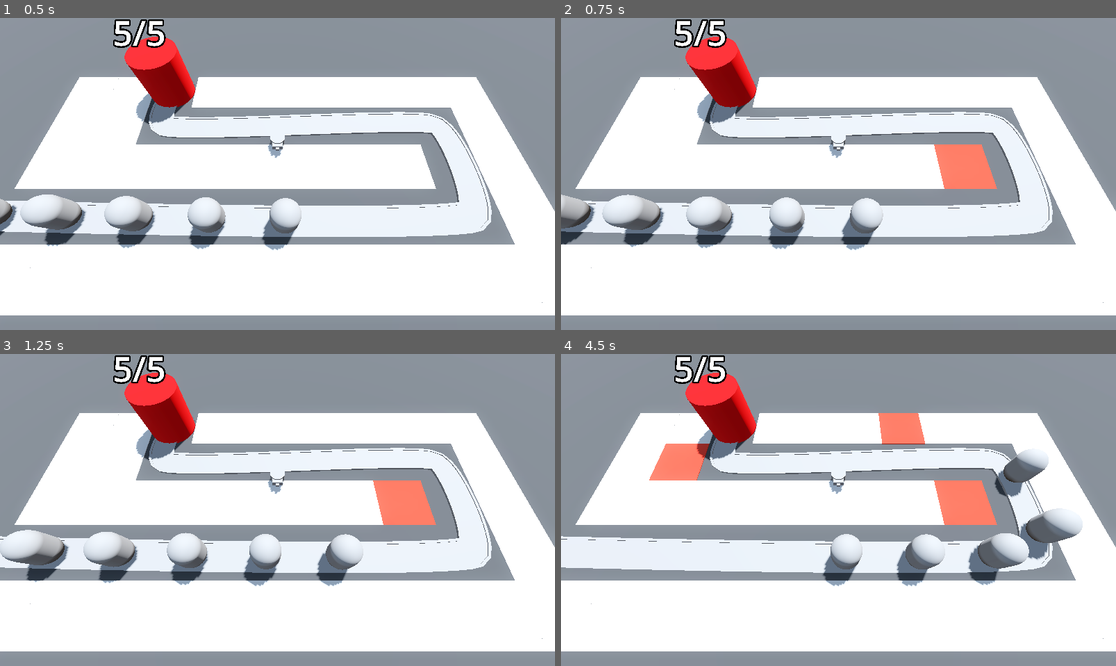
Above: before the commit, frames 1-4 (two rows, left to right).
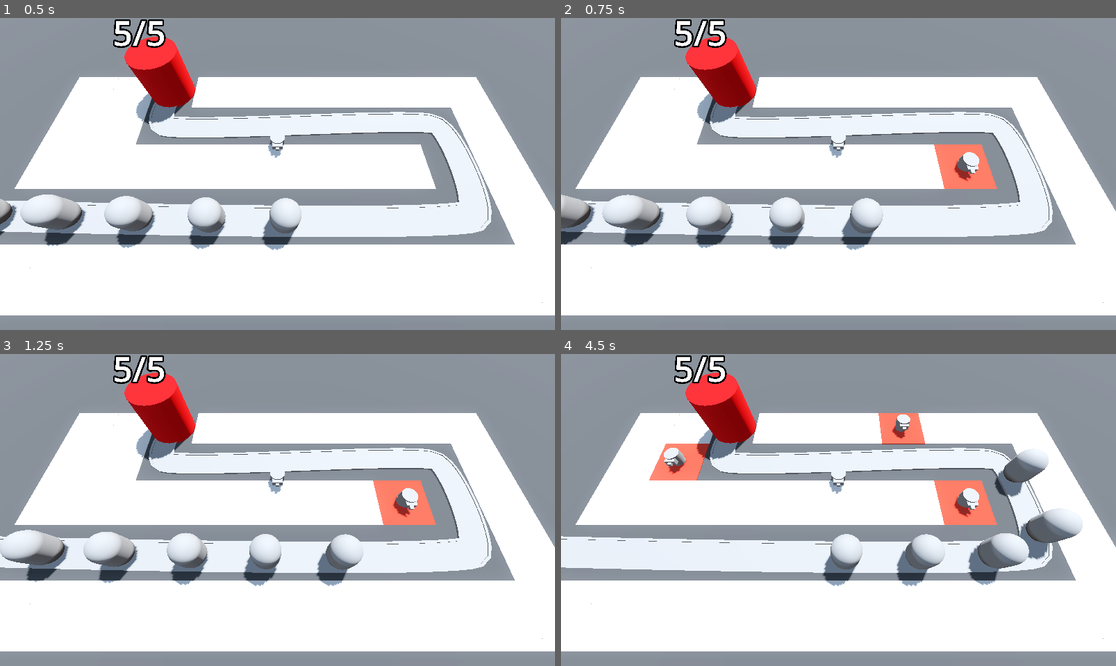
Above: after the commit, the same moments.

Repository: t04glovern/TinyTowerDefense
Game: Godot game, scene res://Levels/BaseLevel.tscn
The game is run twice, just before and just after one commit, with the same random seed, the same clock (stepped at 60 frames per second) and the same inputs.
Inputs (mouse positions are in pixels of both pictures, inside the frame that each line leads up to):
- Up to frame 1 (0.5 s): no input
- Up to frame 2 (0.75 s): move the mouse to (960, 158) at 0.52 s; press the mouse at (960, 158) at 0.53 s
- Up to frame 3 (1.25 s): no input
- Up to frame 4 (4.5 s): move the mouse to (727, 525) at 1.27 s; release the mouse at (727, 525) at 1.28 s; click (727, 525) at 1.35 s; move the mouse to (894, 441) at 2.02 s; press the mouse at (894, 441) at 2.03 s; move the mouse to (810, 572) at 2.77 s; release the mouse at (810, 572) at 2.78 s; click (810, 572) at 2.85 s; move the mouse to (1005, 556) at 3.52 s; press the mouse at (1005, 556) at 3.53 s; move the mouse to (672, 463) at 4.27 s; release the mouse at (672, 463) at 4.28 s; click (672, 463) at 4.35 s

Frame 1 is identical in both runs. In frame 2, 0.3% of the frame differs, in the area x 70-76%, y 42-53%; in frame 3, 0.3%; in frame 4, 0.7%, in the area x 18-76%, y 19-53%.

Commit message:
45. Picking Turret Positions

Diff:
--- a/Levels/BaseLevel.tscn
+++ b/Levels/BaseLevel.tscn
@@ -4,7 +4,7 @@
 [ext_resource type="MeshLibrary" uid="uid://dfuptt2f0bx8s" path="res://MeshLibraries/SpaceLibrary.tres" id="1_s77ie"]
 [ext_resource type="PackedScene" uid="uid://cmqe0hesqhkcn" path="res://Enemy/enemy.tscn" id="2_f3fgo"]
 [ext_resource type="PackedScene" uid="uid://btse5h37wx5rm" path="res://Base/base.tscn" id="3_pct4n"]
-[ext_resource type="Script" path="res://Levels/TurretManager.gd" id="5_8oce3"]
+[ext_resource type="Script" path="res://Levels/turret_manager.gd" id="5_8oce3"]
 [ext_resource type="PackedScene" uid="uid://cp2lgmmanou8a" path="res://Turret/turret.tscn" id="6_ovc21"]
 
 [sub_resource type="ProceduralSkyMaterial" id="ProceduralSkyMaterial_84nq5"]
@@ -44,8 +44,9 @@
 size = Vector3(100, 2, 100)
 material = SubResource("StandardMaterial3D_vbmah")
 
-[node name="RayPickerCamera" parent="." node_paths=PackedStringArray("gridmap") instance=ExtResource("1_843e6")]
+[node name="RayPickerCamera" parent="." node_paths=PackedStringArray("gridmap", "turret_manager") instance=ExtResource("1_843e6")]
 gridmap = NodePath("../GridMap")
+turret_manager = NodePath("../TurretManager")
 
 [node name="GridMap" type="GridMap" parent="."]
 transform = Transform3D(1, 0, 0, 0, 1, 0, 0, 0, 1, 0.0347259, -1.90735e-06, -0.00266647)
--- a/Levels/TurretManager.gd
+++ b/Levels/turret_manager.gd
@@ -7,3 +7,9 @@
 func _ready() -> void:
 	var new_turret = turret.instantiate()
 	add_child(new_turret)
+
+
+func build_turret(turret_position: Vector3) -> void:
+	var new_turret = turret.instantiate()
+	new_turret.global_position = turret_position
+	add_child(new_turret)
--- a/RayPickerCamera/ray_picker_camera.gd
+++ b/RayPickerCamera/ray_picker_camera.gd
@@ -3,6 +3,7 @@
 
 @export var clickable_range: float = 100
 @export var gridmap: GridMap
+@export var turret_manager: Node3D
 
 @onready var ray_cast_3d: RayCast3D = $RayCast3D
 
@@ -24,5 +25,7 @@
 				var cell: Vector3i = gridmap.local_to_map(collision_point)
 				if gridmap.get_cell_item(cell) == 0:
 					gridmap.set_cell_item(cell, 1)
+					var tile_position = gridmap.map_to_local(cell)
+					turret_manager.build_turret(tile_position)
 	else:
 		Input.set_default_cursor_shape(Input.CURSOR_ARROW)
